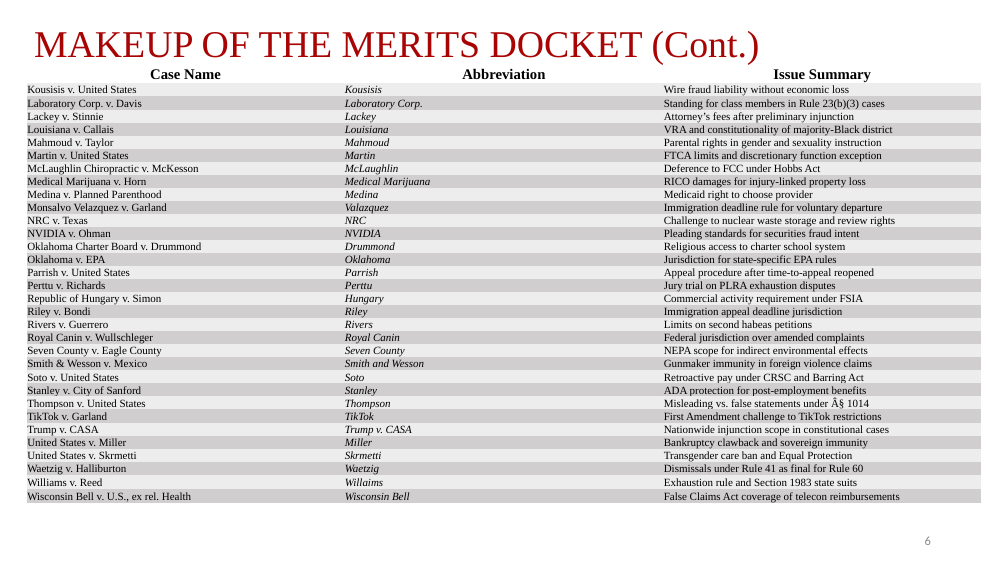
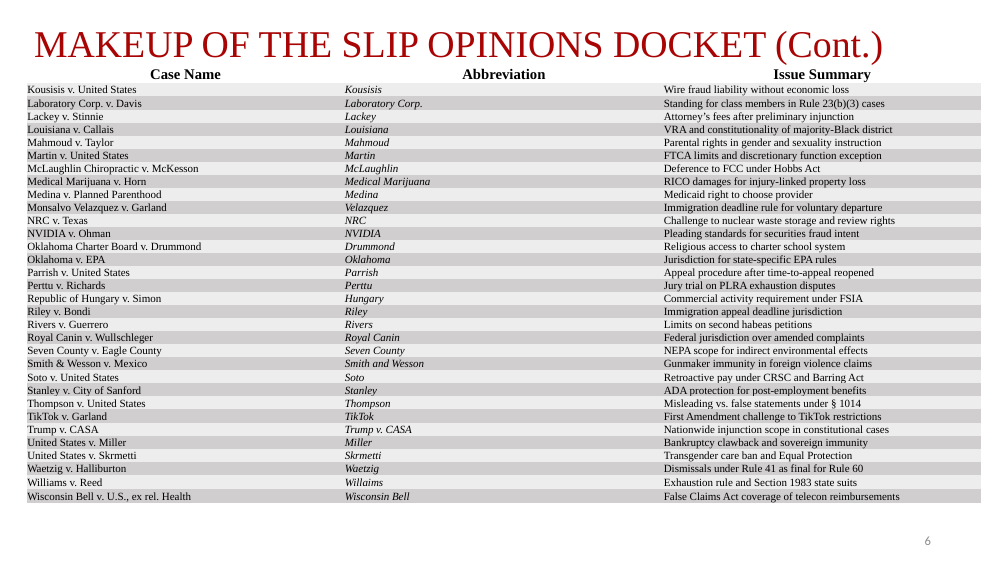
Before and after one commit to JakeTruscott/scotuswatch, a slide deck: slide 6 of Stat Reviews/OT24_StatReview/compilation/SCOTUSBlog/statpack_OT24.pptx. Drawn at 1008x567 pixels with LibreOffice and Linux fonts; fonts in the diff are those of the drawing. Boxes give left, top, right and bottom in pixels: in the first picture for what was removed or moved away, otherwise in the second. Text is boxed around its words. In the diff, an @@ line names an element or a change of style, - is before the commit and + after.

```diff
--- a/Stat Reviews/OT24_StatReview/compilation/SCOTUSBlog/statpack_OT24.pptx
+++ b/Stat Reviews/OT24_StatReview/compilation/SCOTUSBlog/statpack_OT24.pptx
@@ text at (x1=34, y1=31, x2=883, y2=65): text changed @@
-MAKEUP OF THE MERITS DOCKET (Cont.)
+MAKEUP OF THE SLIP OPINIONS DOCKET (Cont.)
@@ table at (x1=26, y1=66, x2=982, y2=532) @@
-row 11, column 2: Valazquez
+row 11, column 2: Velazquez
-row 26, column 3: Misleading vs. false statements under Â§ 1014
+row 26, column 3: Misleading vs. false statements under § 1014
```
Also in this commit, not shown: 24 other slides changed, 2 slides removed, 25 other files.
